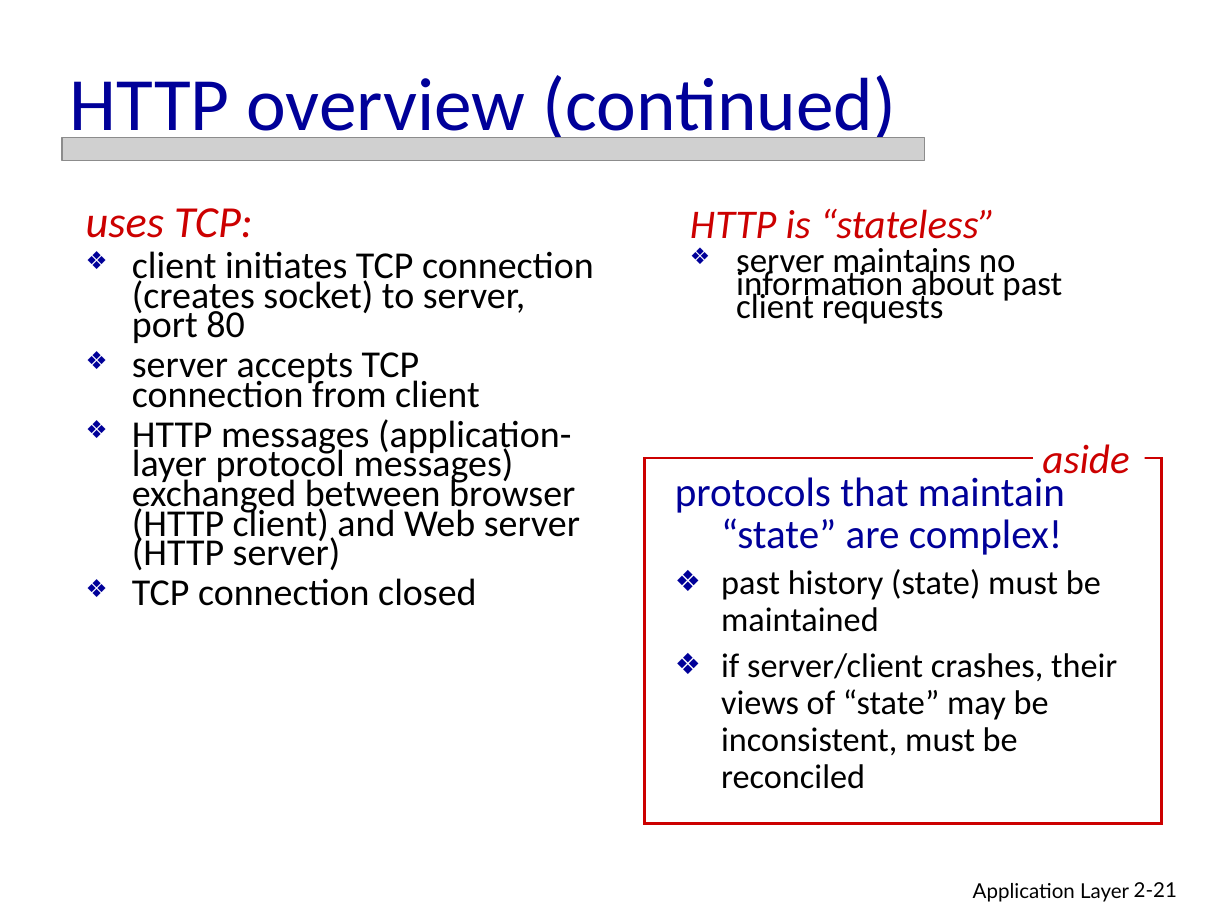
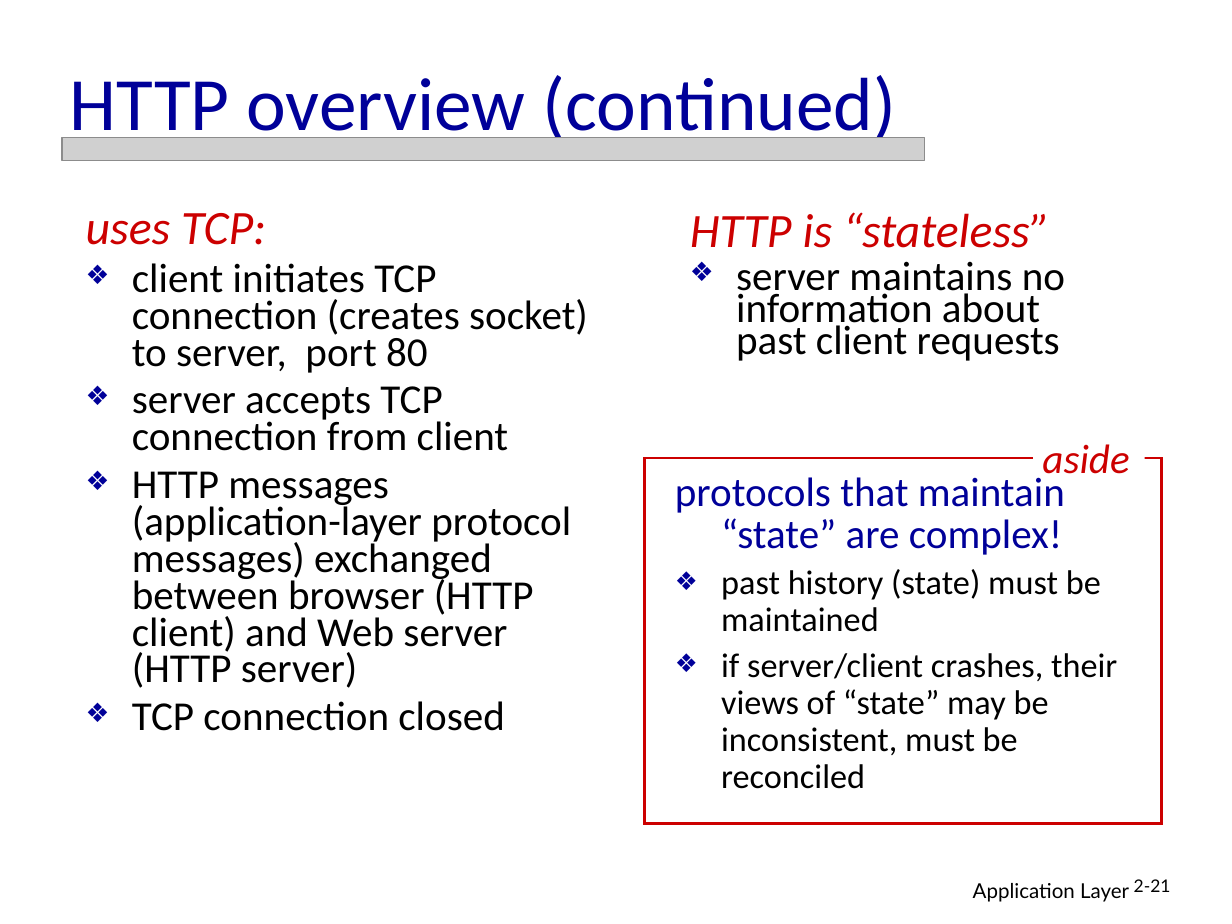
Before and after one commit to JohnNixon6972/5th-Sem-ISE, a slide deck: slide 21 of Computer Network/CHAPTER-2-PPT.ppt. Drawn at 1232x924 pixels with LibreOffice and Linux fonts; fonts in the diff are those of the drawing; grey boxes stand for pictures. Boxes give left, top, right and bottom in pixels: in the first picture for what was removed or moved away, otherwise in the second. Text is boxed around its words. In the diff, an @@ line names an element or a change of style, - is before the commit and + after.

```diff
--- a/Computer Network/CHAPTER-2-PPT.ppt
+++ b/Computer Network/CHAPTER-2-PPT.ppt
@@ text "uses TCP:" at bbox=[86, 213, 588, 731]: size 25.9 to 28 pt in "uses TCP:"; size 22.2 to 24 pt; line spacing 0.65 to 0.75 @@
@@ text "HTTP is “stateless”" at bbox=[690, 212, 1065, 361]: size 23.8 to 28 pt in "HTTP is “stateless”"; size 20.4 to 24 pt in "server maintains no information about past client ..."; line spacing 0.55 to 0.65 @@
@@ page number at bbox=[1134, 879, 1171, 892]: size 12 to 10.2 pt; line spacing 1 to 0.9 @@
```
Also in this commit, not shown: 86 other slides changed, 2 other files.
